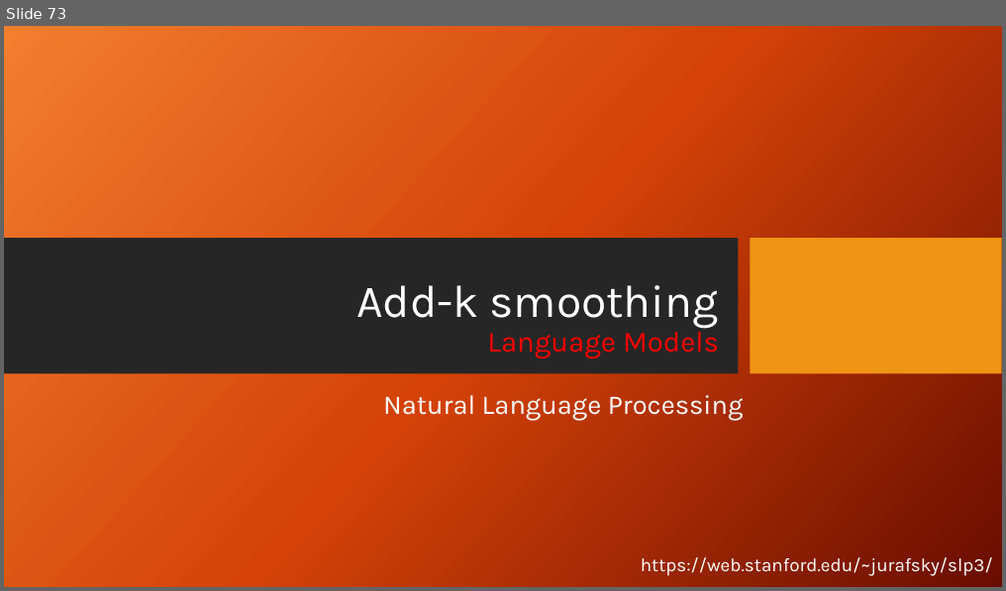
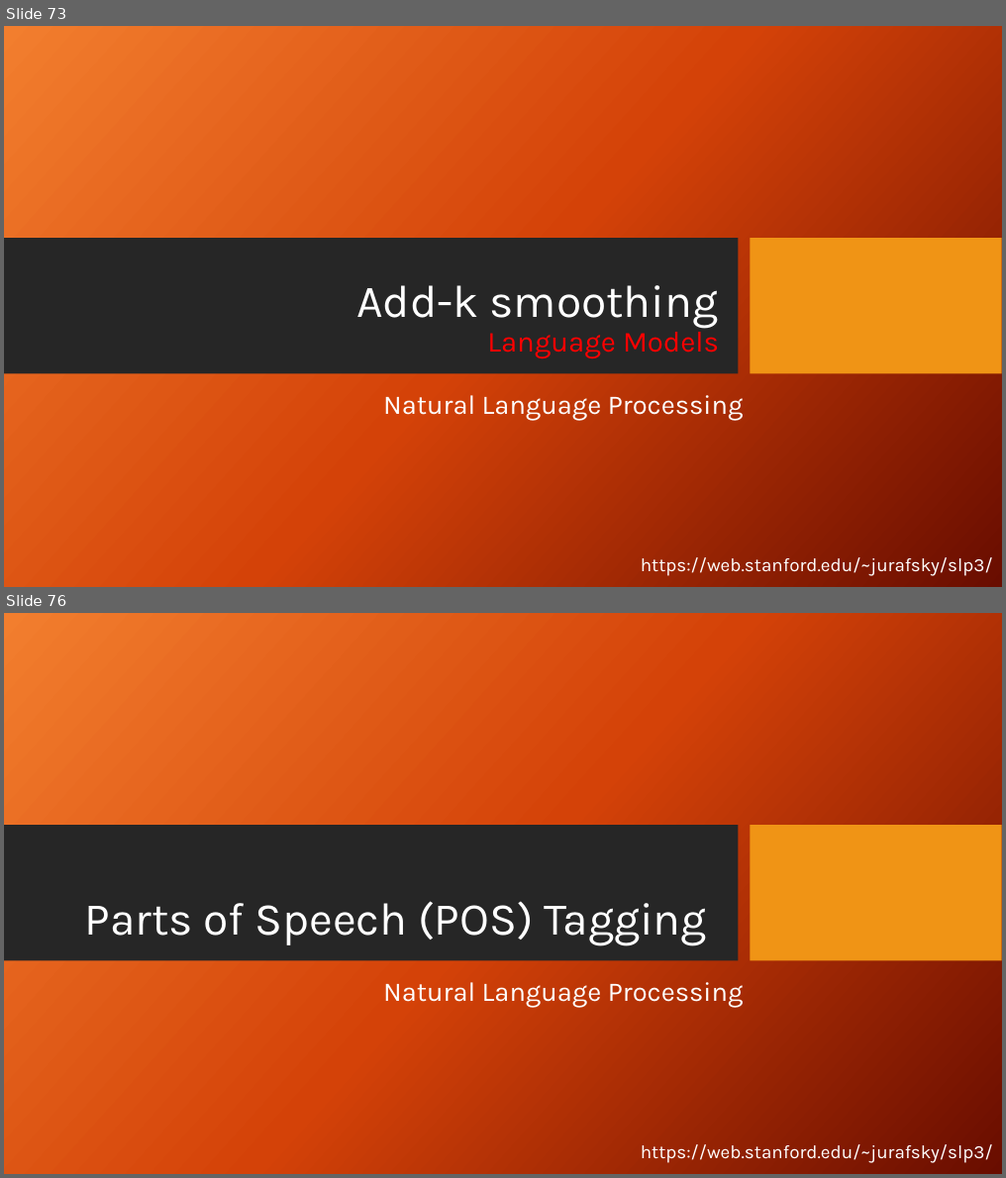
Before and after one commit to FaisalAhmedBijoy/Natural-Language-Processing-with-Python, a slide deck: docs/NLP_bangla_tutorial.pptx. Shown one above the other, each under a label of ours: slide 73 before the commit, slides 73 and 76 after it; the slides between them are not shown. The pictures are 1006x591 and 1006x1178 pixels, drawn with LibreOffice and Linux fonts; fonts in the diff are those of the drawing; background and template pictures are left out. Boxes give left, top, right and bottom in pixels: in the first picture for what was removed or moved away, otherwise in the second. Text is boxed around its words. In the diff, an @@ line names an element or a change of style, - is before the commit and + after.

```diff
--- a/docs/NLP_bangla_tutorial.pptx
+++ b/docs/NLP_bangla_tutorial.pptx
@@ slide 76 added at (4,613,1002,1174), background picture (left out); not listed: 2 template elements that a slide beside it also shows @@
@@ title added at (84,901,707,946), 44 pt, text #FFFFFF @@
+Parts of Speech (POS) Tagging
@@ subtitle added at (383,982,744,1008), 26 pt, text #FFFFFF @@
+Natural Language Processing
@@ text added at (641,1145,993,1163), 18 pt, text #FFFFFF @@
+https://web.stanford.edu/~jurafsky/slp3/
```
Also in this commit, not shown: 11 other slides added, 1 slide removed.
